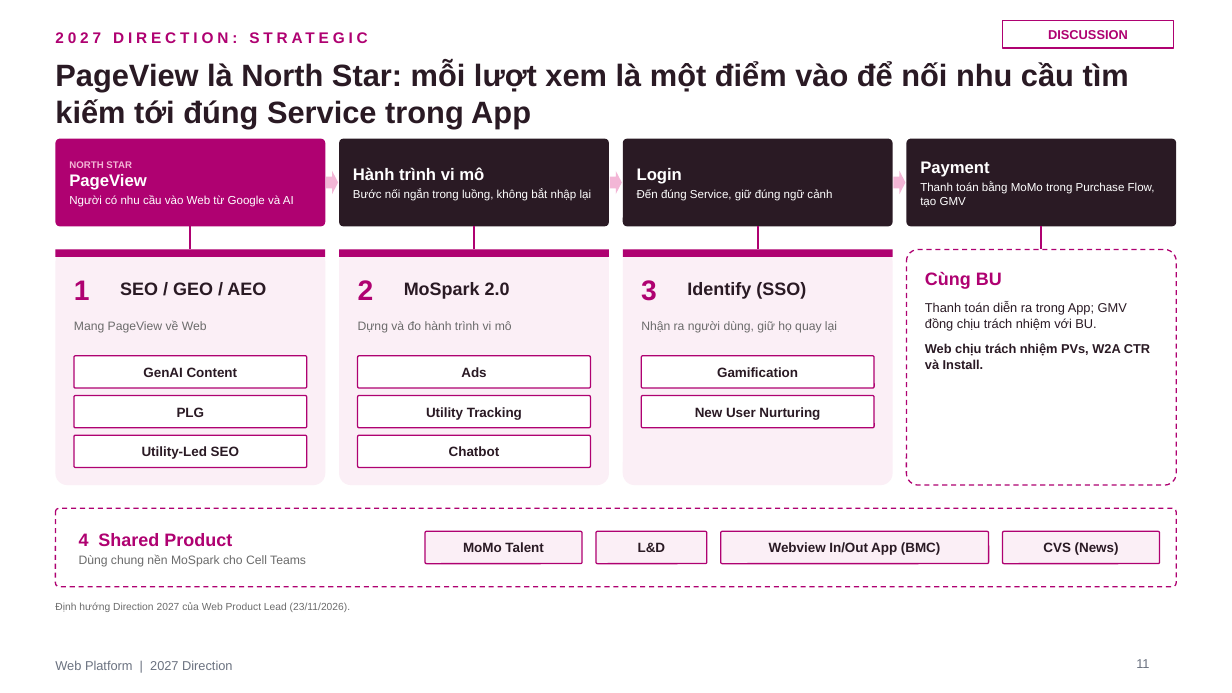
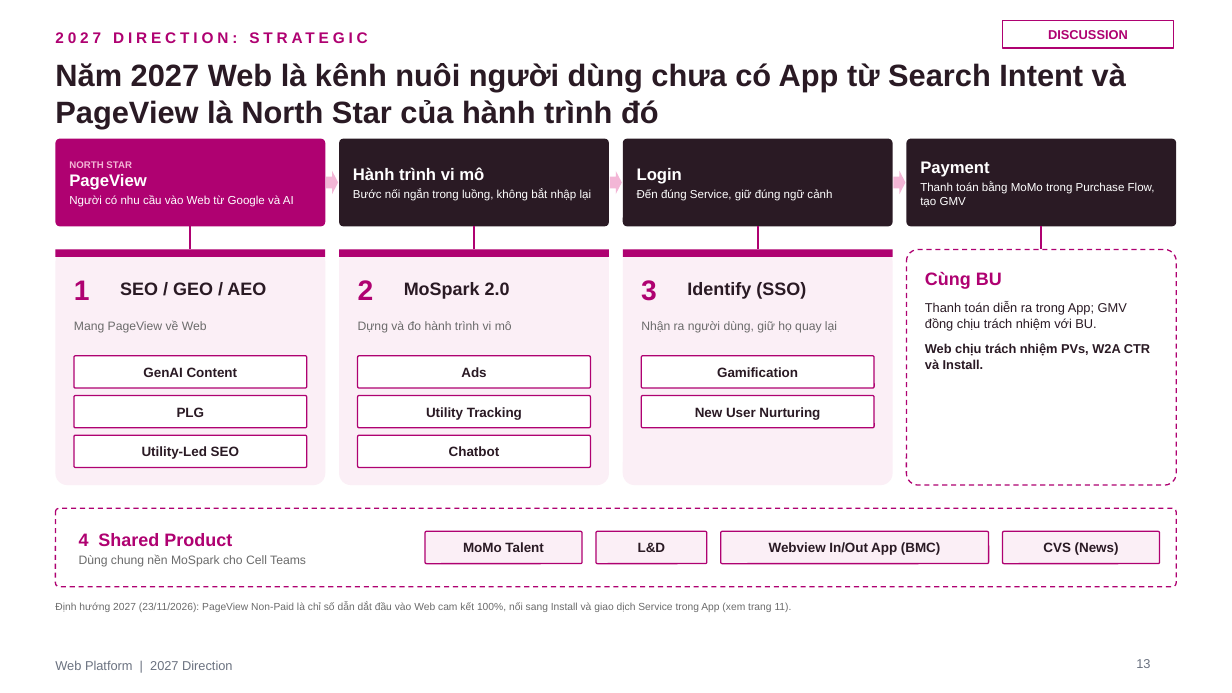
Before and after one commit to stormhoang/hienho-knowledgebase, a slide deck: slide 13 of 07_REPORTS/docs/strategy/2027 Direction - Web Platform (Framework).pptx (slide 11 before the commit). Drawn at 1232x693 pixels with LibreOffice and Linux fonts; fonts in the diff are those of the drawing. Boxes give left, top, right and bottom in pixels: in the first picture for what was removed or moved away, otherwise in the second. Text is boxed around its words. In the diff, an @@ line names an element or a change of style, - is before the commit and + after.

```diff
--- a/07_REPORTS/docs/strategy/2027 Direction - Web Platform (Framework).pptx
+++ b/07_REPORTS/docs/strategy/2027 Direction - Web Platform (Framework).pptx
@@ text at (x1=55, y1=63, x2=1126, y2=128): text changed @@
-PageView là North Star: mỗi lượt xem là một điểm vào để nối nhu cầu tìm kiếm tới đúng Service trong App
+Năm 2027 Web là kênh nuôi người dùng chưa có App từ Search Intent và PageView là North Star của hành trình đó
@@ text at (x1=55, y1=603, x2=792, y2=612): text changed @@
-Định hướng Direction 2027 của Web Product Lead (23/11/2026).
+Định hướng 2027 (23/11/2026): PageView Non-Paid là chỉ số dẫn dắt đầu vào Web cam kết 100%, nối sang Install và giao dịch Service trong App (xem trang 11).
@@ page number at (x1=1136, y1=659, x2=1150, y2=668): text changed @@
-11
+13
```
Also in this commit, not shown: 17 other slides changed.
